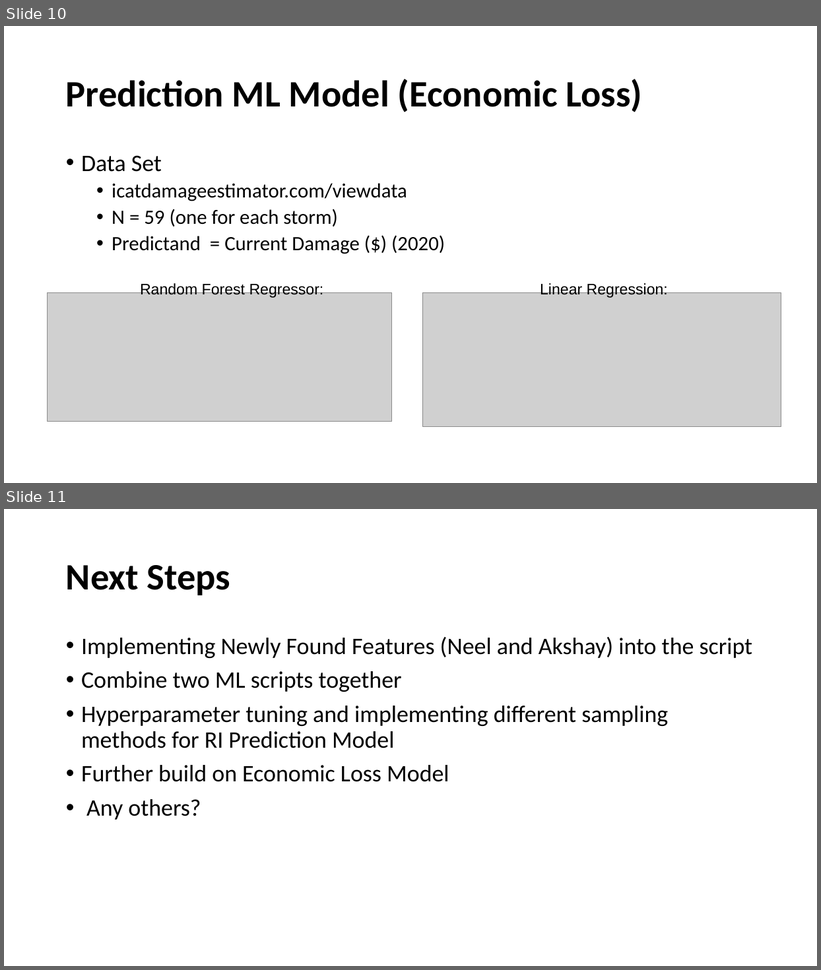
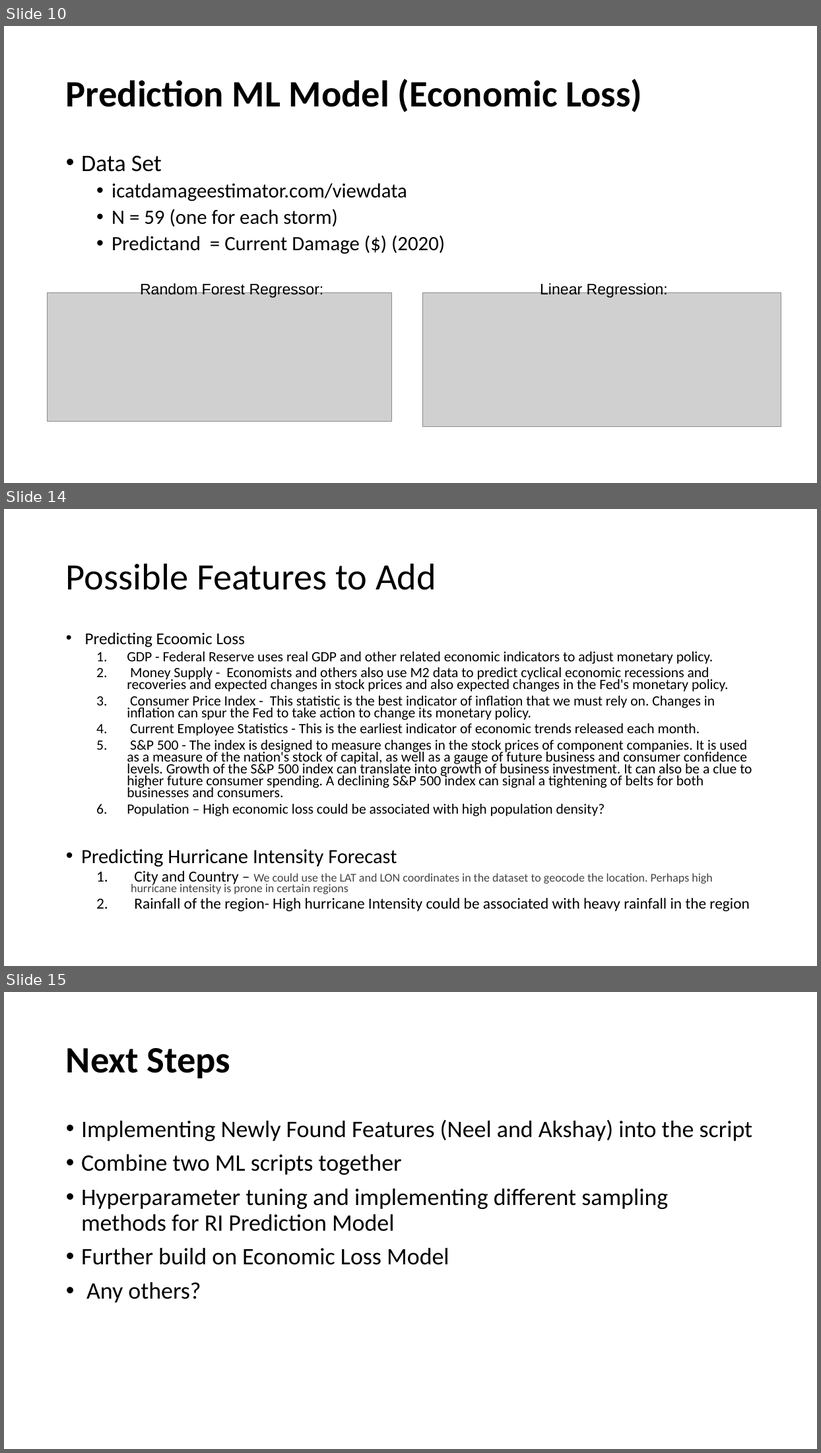
Before and after one commit to akshaym2497/RMDS_Hurricane_Forecasting, a slide deck: presentation material/week3_hurricane.pptx. Shown one above the other, each under a label of ours: slides 10 and 11 before the commit, slides 10, 14 and 15 after it; the slides between them are not shown. The pictures are 821x970 and 821x1453 pixels, drawn with LibreOffice and Linux fonts; fonts in the diff are those of the drawing; grey boxes stand for pictures. Boxes give left, top, right and bottom in pixels: in the first picture for what was removed or moved away, otherwise in the second. Text is boxed around its words. In the diff, an @@ line names an element or a change of style, - is before the commit and + after.

```diff
--- a/presentation material/week3_hurricane.pptx
+++ b/presentation material/week3_hurricane.pptx
@@ slide 14 added at (4,509,817,966), background #FFFFFF @@
@@ title added at (66,563,436,590), 44 pt, text #000000 @@
+Possible Features to Add
@@ text added at (81,632,752,912), 16.8 pt, text #000000 @@
+• Predicting Ecoomic Loss
+  1. GDP - Federal Reserve uses real GDP and other related economic indicators to adjust monetary policy.
+  2. Money Supply - Economists and others also use M2 data to predict cyclical economic recessions and recoveries and expected changes in stock prices and also expected changes in the Fed's monetary policy.
+  3. Consumer Price Index - This statistic is the best indicator of inflation that we must rely on. Changes in inflation can spur the Fed to take action to change its monetary policy.
+  4. Current Employee Statistics - This is the earliest indicator of economic trends released each month.
+  5. S&P 500 - The index is designed to measure changes in the stock prices of component companies. It is used as a measure of the nation's stock of capital, as well as a gauge of future business and consumer confidence levels. Growth of the S&P 500 index can translate into growth of business investment. It can also be a clue to higher future consumer spending. A declining S&P 500 index can signal a tightening of belts for both businesses and consumers.
+  6. Population – High economic loss could be associated with high population density?
+• Predicting Hurricane Intensity Forecast
+  1. City and Country – We could use the LAT and LON coordinates in the dataset to geocode the location. Perhaps high hurricane intensity is prone in certain regions
+  2. Rainfall of the region- High hurricane Intensity could be associated with heavy rainfall in the region
@@ what was slide 11 is now slide 15 @@
```
Also in this commit, not shown: 3 other slides added.
